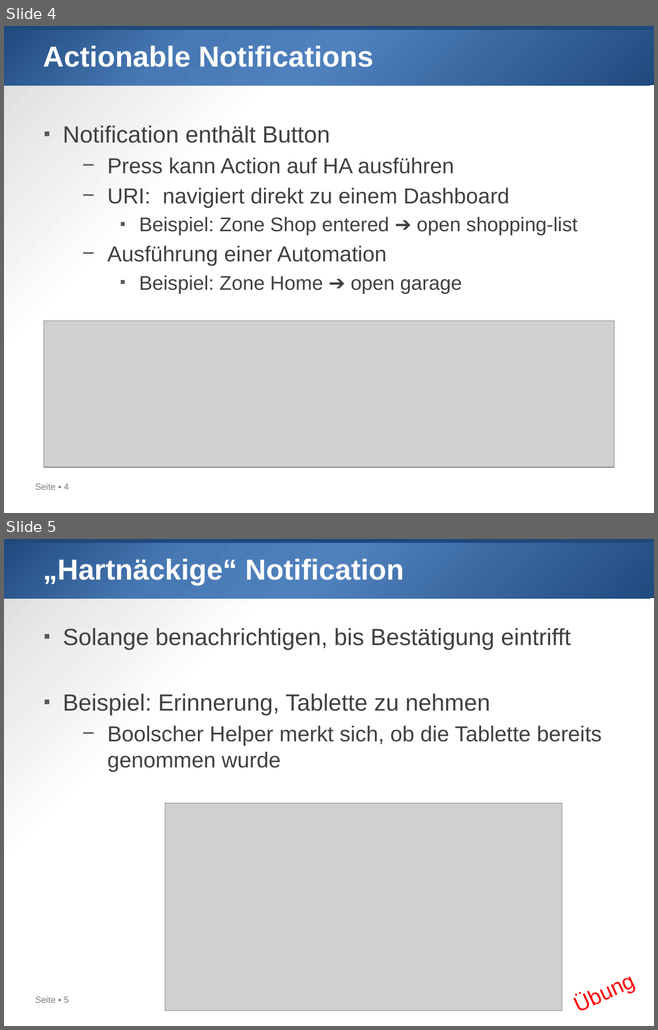
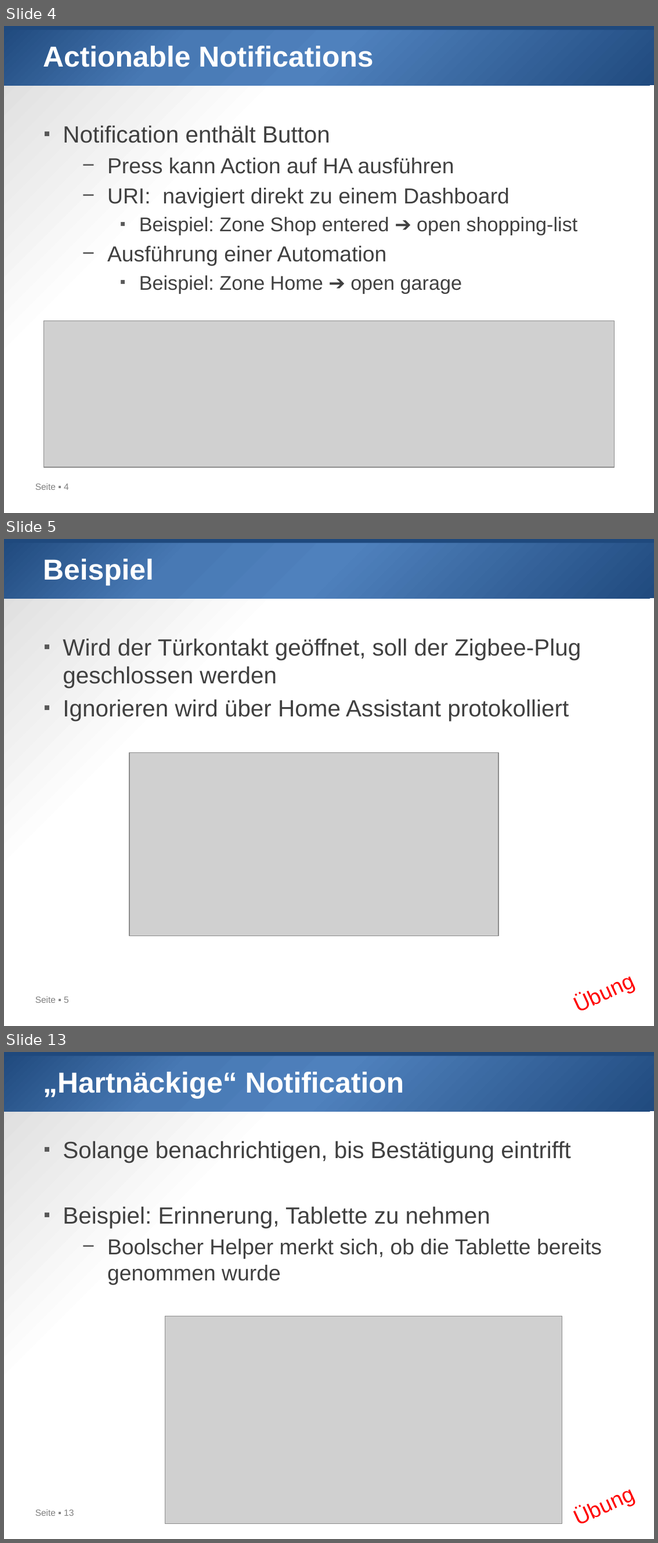
Before and after one commit to htl-leo/sperlhof, a slide deck: 2024-04-15/03_notifications.pptx. Shown one above the other, each under a label of ours: slides 4 and 5 before the commit, slides 4, 5 and 13 after it; the slides between them are not shown. The pictures are 658x1030 and 658x1543 pixels, drawn with LibreOffice and Linux fonts; fonts in the diff are those of the drawing; grey boxes stand for pictures. Boxes give left, top, right and bottom in pixels: in the first picture for what was removed or moved away, otherwise in the second. Text is boxed around its words. In the diff, an @@ line names an element or a change of style, - is before the commit and + after.

```diff
--- a/2024-04-15/03_notifications.pptx
+++ b/2024-04-15/03_notifications.pptx
@@ slide 5 added at bbox=[4, 539, 654, 1026], background gradient #FFFFFF to #D9D9D9; not listed: 3 template elements that a slide beside it also shows @@
@@ title added at bbox=[43, 559, 154, 586], 32 pt, text #FFFFFF, bold @@
+Beispiel
@@ text added at bbox=[63, 638, 581, 721], 26 pt, text #404040 @@
+▪ Wird der Türkontakt geöffnet, soll der Zigbee-Plug geschlossen werden
+▪ Ignorieren wird über Home Assistant protokolliert
@@ picture added at bbox=[129, 752, 498, 936] @@
@@ text added at bbox=[562, 961, 647, 1023], 24 pt, text #FF0000 @@
+Übung
@@ what was slide 5 is now slide 13 @@
@@ page number at bbox=[35, 1510, 74, 1516]: text changed @@
-Seite ▪ 5
+Seite ▪ 13
```
Also in this commit, not shown: 7 other slides added, 27 other files.
